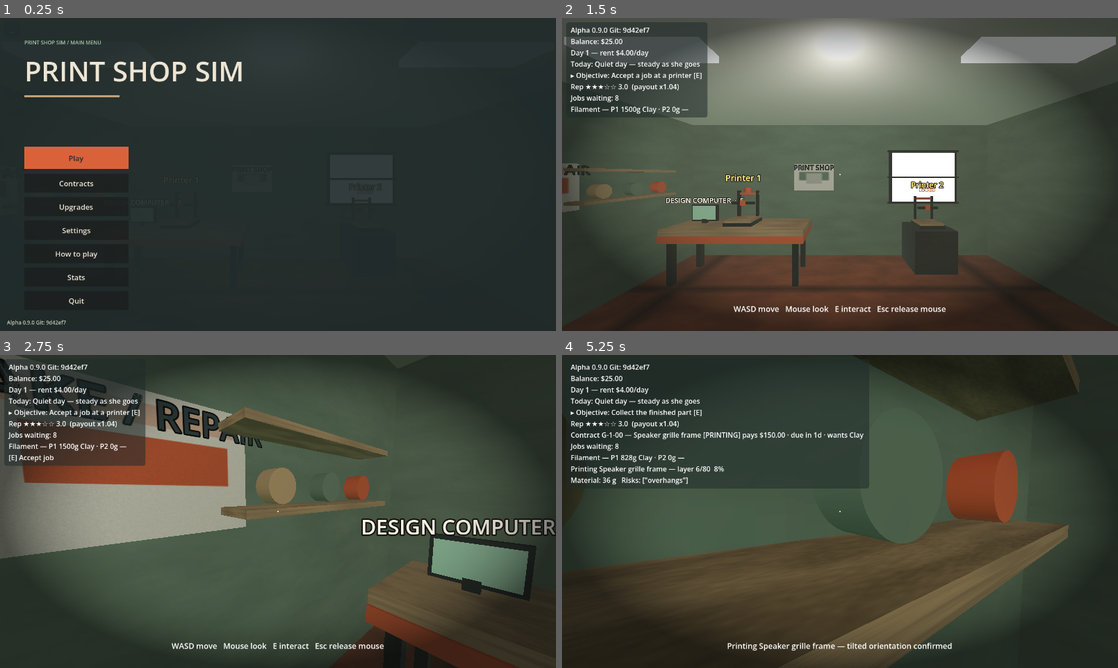
Above: before the commit, frames 1-4 (two rows, left to right).
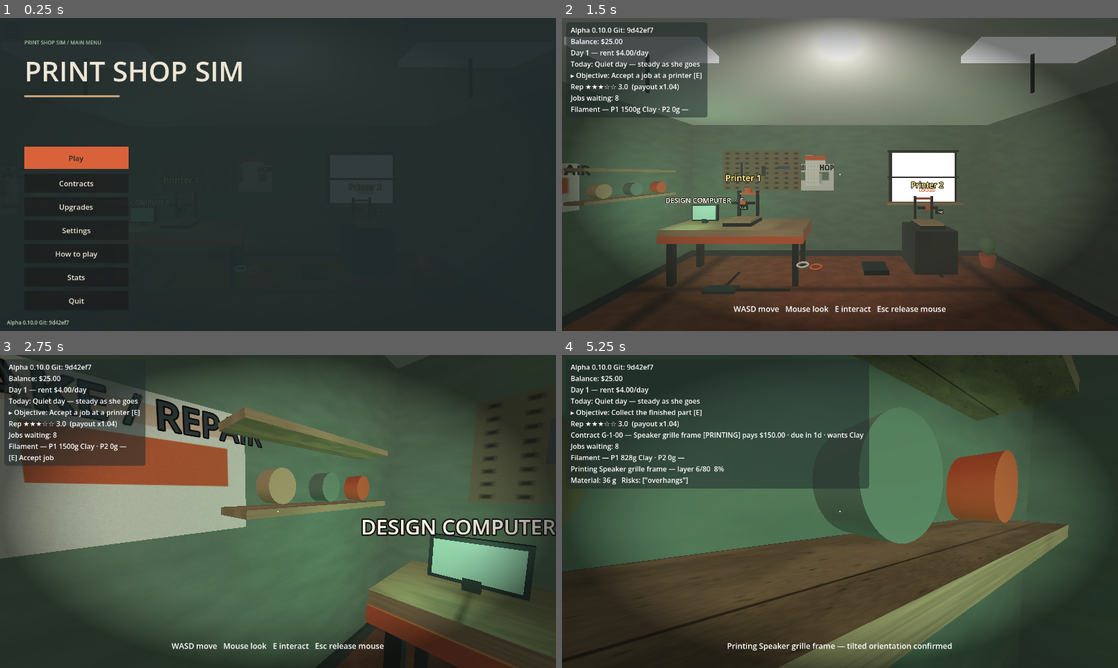
Above: after the commit, the same moments.

Repository: jiracipika/printshop-sim
Game: Godot game, scene res://scenes/Main.tscn
The game is run twice, just before and just after one commit, with the same random seed, the same clock (stepped at 60 frames per second) and the same inputs.
Inputs (mouse positions are in pixels of both pictures, inside the frame that each line leads up to):
- Up to frame 1 (0.25 s): no input
- Up to frame 2 (1.5 s): click "Play" at 0.5 s; tap Enter at 1.25 s; move the mouse to (962, 158) at 1.27 s; hold D (move_right) from 1.28 s (still down); tap E (interact) at 1.35 s; click (962, 158) at 1.42 s
- Up to frame 3 (2.75 s): tap Space at 2 s; move the mouse to (250, 511) at 2.02 s; release D (move_right) at 2.03 s; hold W (move_forward) from 2.03 s (still down); tap E (interact) at 2.1 s; click (250, 511) at 2.17 s
- Up to frame 4 (5.25 s): keep holding W (move_forward); move the mouse to (851, 505) at 2.77 s; tap 1 at 2.85 s; click (851, 505) at 2.92 s; tap E (interact) at 3.05, 3.8, 4.55 s; tap Enter at 3.5, 5 s; move the mouse to (834, 517) at 3.52 s; tap 2 at 3.6 s; click (834, 517) at 3.67 s; tap Space at 4.25 s; move the mouse to (878, 514) at 4.27 s; tap 3 at 4.35 s; click (878, 514) at 4.42 s; move the mouse to (795, 508) at 5.02 s; tap 4 at 5.1 s; click (795, 508) at 5.17 s

The runs differ from the first frame. In frame 1, less than 0.1% of the frame differs, in the area x 4-13%, y 96-98%; in frame 2, 3.3%; in frame 3, 13%; in frame 4, 17%, in the area x 4-92%, y 2-100%.

Commit message:
art: detail textures, pegboard + tools, printer LCDs, baseboards, cables, props (v0.10.0)
- ShopArt: size-aware 512px detail variants (plaster stains, wood plank gaps
  and knots, floor scuffs and wider grout), new pegboard, bed_grid and
  calendar generators — all still procedural and web-safe.
- Printers: build-plate alignment grid and a front LCD status screen
  (Ready / Lx/y % / Done / ERROR — clear) driven from the visual updater.
- Shop dressing: baseboards on all walls, pegboard with three hung tools,
  wall calendar, power strip + cables to both printers, windowsill, pendant
  cords, trash bin, tape rolls and a scale on the packing table, second
  plant, and a teal glow from the design computer screen.
- New art_pass_test.gd (16 checks); all 25 suites green, 989 checks.

Diff:
--- a/scripts/Main.gd
+++ b/scripts/Main.gd
@@ -413,11 +413,11 @@
 
 	var sage := StandardMaterial3D.new()
 	sage.albedo_color = Color.WHITE
-	sage.albedo_texture = ShopArt.plaster(sage_col)
+	sage.albedo_texture = ShopArt.plaster(sage_col, 512)
 	sage.roughness = 0.95
 	var honey := StandardMaterial3D.new()
 	honey.albedo_color = Color.WHITE
-	honey.albedo_texture = ShopArt.wood(honey_col)
+	honey.albedo_texture = ShopArt.wood(honey_col, 5, 512)
 	honey.roughness = 0.7
 	var steel := StandardMaterial3D.new()
 	steel.albedo_color = Color.WHITE
@@ -429,7 +429,7 @@
 	terracotta.roughness = 0.55
 	var floor_mat := StandardMaterial3D.new()
 	floor_mat.albedo_color = Color.WHITE
-	floor_mat.albedo_texture = ShopArt.floor_tiles(terra_col)
+	floor_mat.albedo_texture = ShopArt.floor_tiles(terra_col, 4, 512)
 	floor_mat.roughness = 0.9
 	world = {"sage": sage, "honey": honey, "steel": steel, "terracotta": terracotta,
 		"floor": floor_mat}
@@ -856,6 +856,208 @@
 	spool_crate_body.add_child(spool_crate_shape)
 	spool_crate_body.position = CRATE_POS + Vector3(0, 0.25, 0)
 	add_child(spool_crate_body)
+
+	# Baseboards: dark skirting strips at the foot of every wall.
+	for bb in [
+		[Vector3(ROOM_W - 0.1, 0.12, 0.04), Vector3(0, 0.06, -ROOM_D / 2.0 + 0.12)],
+		[Vector3(ROOM_W - 0.1, 0.12, 0.04), Vector3(0, 0.06, ROOM_D / 2.0 - 0.12)],
+		[Vector3(0.04, 0.12, ROOM_D - 0.1), Vector3(-ROOM_W / 2.0 + 0.12, 0.06, 0)],
+		[Vector3(0.04, 0.12, ROOM_D - 0.1), Vector3(ROOM_W / 2.0 - 0.12, 0.06, 0)],
+	]:
+		var baseboard := MeshInstance3D.new()
+		var bb_mesh := BoxMesh.new()
+		bb_mesh.size = bb[0]
+		baseboard.mesh = bb_mesh
+		var bb_mat := StandardMaterial3D.new()
+		bb_mat.albedo_color = Color("#2E3A38")
+		bb_mat.roughness = 0.6
+		baseboard.material_override = bb_mat
+		baseboard.position = bb[1]
+		baseboard.add_to_group("props")
+		add_child(baseboard)
+
+	# Pegboard with hand tools above the bench (back wall).
+	var peg := MeshInstance3D.new()
+	var peg_quad := QuadMesh.new()
+	peg_quad.size = Vector2(1.8, 0.9)
+	peg.mesh = peg_quad
+	var peg_mat := StandardMaterial3D.new()
+	peg_mat.albedo_color = Color.WHITE
+	peg_mat.albedo_texture = ShopArt.pegboard(Color("#8A7A5E"))
+	peg_mat.roughness = 0.85
+	peg.material_override = peg_mat
+	peg.position = Vector3(-1.8, 1.95, -ROOM_D / 2.0 + 0.115)
+	peg.add_to_group("props")
+	add_child(peg)
+	# Tools: simple dark silhouettes hung on the board.
+	for tool in [
+		[Vector3(0.05, 0.34, 0.012), Vector3(-2.25, 1.98, -ROOM_D / 2.0 + 0.13)],  # rule
+		[Vector3(0.10, 0.22, 0.012), Vector3(-1.75, 1.94, -ROOM_D / 2.0 + 0.13)],  # pliers
+		[Vector3(0.26, 0.06, 0.012), Vector3(-1.30, 2.02, -ROOM_D / 2.0 + 0.13)],  # wrench
+	]:
+		var tool_mesh := MeshInstance3D.new()
+		var tool_box := BoxMesh.new()
+		tool_box.size = tool[0]
+		tool_mesh.mesh = tool_box
+		var tool_mat := StandardMaterial3D.new()
+		tool_mat.albedo_color = Color("#394341")
+		tool_mat.roughness = 0.4
+		tool_mat.metallic = 0.5
+		tool_mesh.material_override = tool_mat
+		tool_mesh.position = tool[1]
+		tool_mesh.add_to_group("props")
+		add_child(tool_mesh)
+
+	# Power strip + cables snaking to both printers (flat, no collision).
+	var strip := MeshInstance3D.new()
+	var strip_box := BoxMesh.new()
+	strip_box.size = Vector3(0.5, 0.05, 0.16)
+	strip.mesh = strip_box
+	var strip_mat := StandardMaterial3D.new()
+	strip_mat.albedo_color = Color("#3A4644")
+	strip_mat.roughness = 0.5
+	strip.material_override = strip_mat
+	strip.position = Vector3(-1.9, 0.025, -1.45)
+	strip.add_to_group("props")
+	add_child(strip)
+	for cable in [
+		[Vector3(0.05, 0.012, 0.6), Vector3(-1.9, 0.012, -1.75)],   # to printer 1
+		[Vector3(0.05, 0.012, 0.35), Vector3(1.85, 0.012, -2.05)],  # to printer 2
+		[Vector3(1.1, 0.012, 0.05), Vector3(-1.35, 0.012, -1.47)],
+	]:
+		var cable_mesh := MeshInstance3D.new()
+		var cable_box := BoxMesh.new()
+		cable_box.size = cable[0]
+		cable_mesh.mesh = cable_box
+		var cable_mat := StandardMaterial3D.new()
+		cable_mat.albedo_color = Color("#171E1C")
+		cable_mat.roughness = 0.7
+		cable_mesh.material_override = cable_mat
+		cable_mesh.position = cable[1]
+		add_child(cable_mesh)
+
+	# Windowsill under the back-wall window.
+	var sill := MeshInstance3D.new()
+	var sill_box := BoxMesh.new()
+	sill_box.size = Vector3(1.7, 0.05, 0.18)
+	sill.mesh = sill_box
+	sill.material_override = world.honey
+	sill.position = Vector3(1.9, 1.21, -ROOM_D / 2.0 + 0.19)
+	sill.add_to_group("props")
+	add_child(sill)
+
+	# Pendant cables from ceiling to the light fixtures.
+	for px in [-1.7, 1.7]:
+		var cord := MeshInstance3D.new()
+		var cord_cyl := CylinderMesh.new()
+		cord_cyl.top_radius = 0.012
+		cord_cyl.bottom_radius = 0.012
+		cord_cyl.height = 0.35
+		cord.mesh = cord_cyl
+		var cord_mat := StandardMaterial3D.new()
+		cord_mat.albedo_color = Color("#171E1C")
+		cord.material_override = cord_mat
+		cord.position = Vector3(px, ROOM_H - 0.24, 0)
+		add_child(cord)
+
+	# Trash bin beside the packing table.
+	var bin := MeshInstance3D.new()
+	var bin_cyl := CylinderMesh.new()
+	bin_cyl.top_radius = 0.17
+	bin_cyl.bottom_radius = 0.13
+	bin_cyl.height = 0.5
+	bin.mesh = bin_cyl
+	var bin_mat := StandardMaterial3D.new()
+	bin_mat.albedo_color = Color("#394341")
+	bin_mat.roughness = 0.55
+	bin.material_override = bin_mat
+	bin.position = Vector3(1.55, 0.25, 1.5)
+	bin.add_to_group("props")
+	add_child(bin)
+	var bin_body := StaticBody3D.new()
+	bin_body.collision_layer = 1
+	var bin_shape := CollisionShape3D.new()
+	var bin_col := CylinderShape3D.new()
+	bin_col.radius = 0.17
+	bin_col.height = 0.5
+	bin_shape.shape = bin_col
+	bin_body.add_child(bin_shape)
+	bin_body.position = Vector3(1.55, 0.25, 1.5)
+	add_child(bin_body)
+
+	# Packing-table dressing: two tape rolls + a scale plate.
+	for tape_i in 2:
+		var tape := MeshInstance3D.new()
+		var tape_torus := TorusMesh.new()
+		tape_torus.inner_radius = 0.045
+		tape_torus.outer_radius = 0.065
+		tape.mesh = tape_torus
+		var tape_mat := StandardMaterial3D.new()
+		tape_mat.albedo_color = Color("#D8CDB4") if tape_i == 0 else Color("#DA623A")
+		tape_mat.roughness = 0.5
+		tape.material_override = tape_mat
+		tape.position = Vector3(-0.38 + 0.14 * tape_i, 0.94, -0.28 + 0.05 * tape_i)
+		tape.add_to_group("props")
+		add_child(tape)
+	var scale := MeshInstance3D.new()
+	var scale_box := BoxMesh.new()
+	scale_box.size = Vector3(0.24, 0.045, 0.2)
+	scale.mesh = scale_box
+	var scale_mat := StandardMaterial3D.new()
+	scale_mat.albedo_color = Color("#2E3A38")
+	scale_mat.roughness = 0.4
+	scale.material_override = scale_mat
+	scale.position = Vector3(0.35, 0.92, -0.25)
+	scale.add_to_group("props")
+	add_child(scale)
+
+	# Second plant (front-right, by the window wall).
+	var pot2 := MeshInstance3D.new()
+	var pot2_cyl := CylinderMesh.new()
+	pot2_cyl.top_radius = 0.15
+	pot2_cyl.bottom_radius = 0.11
+	pot2_cyl.height = 0.22
+	pot2.mesh = pot2_cyl
+	pot2.material_override = world.terracotta
+	pot2.position = Vector3(3.0, 0.11, -2.35)
+	pot2.add_to_group("props")
+	add_child(pot2)
+	for i in 2:
+		var leaf2 := MeshInstance3D.new()
+		var sphere2 := SphereMesh.new()
+		sphere2.radius = 0.11 + 0.04 * i
+		sphere2.height = 2.0 * (0.11 + 0.04 * i)
+		leaf2.mesh = sphere2
+		var leaf2_mat := StandardMaterial3D.new()
+		leaf2_mat.albedo_color = Color("#5E7A5A").lightened(0.08 * i)
+		leaf2_mat.roughness = 0.9
+		leaf2.material_override = leaf2_mat
+		leaf2.position = Vector3(3.0, 0.34 + 0.12 * i, -2.35)
+		leaf2.add_to_group("props")
+		add_child(leaf2)
+
+	# Faint teal glow from the design computer's screen.
+	var glow := OmniLight3D.new()
+	glow.position = Vector3(-2.55, 1.25, -1.6)
+	glow.omni_range = 2.6
+	glow.light_energy = 0.35
+	glow.light_color = Color("#7FD4A8")
+	add_child(glow)
+
+	# Wall calendar next to the pegboard.
+	var cal := MeshInstance3D.new()
+	var cal_quad := QuadMesh.new()
+	cal_quad.size = Vector2(0.5, 0.7)
+	cal.mesh = cal_quad
+	var cal_mat := StandardMaterial3D.new()
+	cal_mat.albedo_color = Color.WHITE
+	cal_mat.albedo_texture = ShopArt.calendar()
+	cal_mat.roughness = 0.9
+	cal.material_override = cal_mat
+	cal.position = Vector3(-0.55, 1.95, -ROOM_D / 2.0 + 0.115)
+	cal.rotation_degrees = Vector3(0, 4, 0)
+	cal.add_to_group("props")
+	add_child(cal)
 
 	# Potted plant in the front-left corner.
 	var pot := MeshInstance3D.new()
@@ -1456,9 +1658,19 @@
 				printer.set_nozzle_scan(elapsed_nozzle_clock, s.progress(), print_height)
 			if _hum != null:
 				_hum.global_position = printer.global_position + Vector3(0, 0.3, 0)
-		# Spool coil reflects remaining filament.
+		# Spool coil reflects remaining filament; LCD mirrors the state.
 		if i < _printers.size() and _printers[i].get("set_filament") != null:
 			_printers[i].set_filament(clampf(float(machines[i].get("filament_g", 0)) / float(SPOOL_G), 0.0, 1.0))
+		if i < _printers.size() and _printers[i].get("set_status") != null:
+			if s.is_running():
+				_printers[i].set_status("L%d/%d %d%%" % [s.layers_done, s.layers_total,
+					roundi(s.progress() * 100.0)])
+			elif s.state == PrintSim.State.DONE_FAIL:
+				_printers[i].set_status("ERROR — clear")
+			elif s.state == PrintSim.State.DONE_OK:
+				_printers[i].set_status("Done")
+			else:
+				_printers[i].set_status("Ready")
 
 	if _hum != null:
 		if any_running and not _hum.playing:
--- a/scripts/Printer.gd
+++ b/scripts/Printer.gd
@@ -24,6 +24,7 @@
 var _name_label: Label3D
 var _coil: MeshInstance3D
 var _coil_mat: StandardMaterial3D
+var _screen_label: Label3D
 
 func _ready() -> void:
 	add_to_group("printers")
@@ -47,11 +48,34 @@
 	base.name = "Base"
 	add_child(base)
 
-	# Build plate: honey plywood, flat and visible from above.
+	# Build plate: honey ply with an alignment grid, flat and visible from above.
+	bed_mat.albedo_texture = ShopArt.bed_grid(BED_COLOR)
 	bed = _box(Vector3(FOOTPRINT * 0.92, BED_THICK, FOOTPRINT * 0.92), bed_mat)
 	bed.position = Vector3(0, 0.06 + BED_THICK / 2.0, 0)
 	bed.name = "Bed"
 	add_child(bed)
+
+	# Status screen on the front face: dark glass + mint text (set_status).
+	var screen := MeshInstance3D.new()
+	var screen_box := BoxMesh.new()
+	screen_box.size = Vector3(0.16, 0.09, 0.012)
+	screen.mesh = screen_box
+	var screen_mat := StandardMaterial3D.new()
+	screen_mat.albedo_color = Color("#101614")
+	screen_mat.emission_enabled = true
+	screen_mat.emission = Color("#183028")
+	screen_mat.emission_energy_multiplier = 0.5
+	screen_mat.roughness = 0.3
+	screen.material_override = screen_mat
+	screen.position = Vector3(0.12, 0.34, FOOTPRINT / 2.0 + 0.006)
+	add_child(screen)
+	_screen_label = Label3D.new()
+	_screen_label.text = "Ready"
+	_screen_label.font_size = 26
+	_screen_label.pixel_size = 0.0016
+	_screen_label.modulate = Color("#A8C8AC")
+	_screen_label.position = screen.position + Vector3(0, 0, 0.012)
+	add_child(_screen_label)
 
 	# Two vertical Z rails at the back.
 	for sx in [-0.18, 0.18]:
@@ -164,6 +188,11 @@
 
 func is_locked() -> bool:
 	return _lock_label != null and _lock_label.visible
+
+## LCD text on the front screen ("Ready", "Layer 12/210 6%", "ERROR").
+func set_status(text: String) -> void:
+	if _screen_label != null and _screen_label.text != text:
+		_screen_label.text = text
 
 ## Spool coil resting on the cross-brace between the Z rails: shrinks
 ## downward toward the brace as filament is consumed, hides when empty.
--- a/scripts/ShopArt.gd
+++ b/scripts/ShopArt.gd
@@ -39,52 +39,70 @@
 
 
 ## Painted plaster wall: low-contrast value noise over the base color.
-static func plaster(base: Color) -> ImageTexture:
-	return tex("plaster:%s" % base.to_html(), func() -> ImageTexture:
-		var img := Image.create(SIZE, SIZE, false, Image.FORMAT_RGBA8)
+## size=512 adds faint stains near the bottom for rooms-scale realism.
+static func plaster(base: Color, size := SIZE) -> ImageTexture:
+	return tex("plaster:%s:%d" % [base.to_html(), size], func() -> ImageTexture:
+		var img := Image.create(size, size, false, Image.FORMAT_RGBA8)
 		var n := _noise(21, 0.06)
 		var fine := _noise(22, 0.5)
-		for y in SIZE:
-			for x in SIZE:
+		var stain := _noise(23, 0.03)
+		for y in size:
+			for x in size:
 				var v := 0.94 + 0.05 * n.get_noise_2d(x, y) + 0.02 * fine.get_noise_2d(x, y)
+				var bottom := float(y) / float(size)
+				v -= 0.05 * bottom * clampf(0.6 + stain.get_noise_2d(x, y), 0.0, 1.6)
 				var c := base.darkened(1.0 - clampf(v, 0.0, 1.0))
 				img.set_pixel(x, y, Color(c.r, c.g, c.b, 1.0))
 		return _finish(img))
 
 
 ## Plywood / workbench top: sinusoidal ring bands warped by stretched noise.
-static func wood(base: Color, planks := 5) -> ImageTexture:
-	return tex("wood:%s:%d" % [base.to_html(), planks], func() -> ImageTexture:
-		var img := Image.create(SIZE, SIZE, false, Image.FORMAT_RGBA8)
+## size=512 adds plank gaps and a couple of darker knots.
+static func wood(base: Color, planks := 5, size := SIZE) -> ImageTexture:
+	return tex("wood:%s:%d:%d" % [base.to_html(), planks, size], func() -> ImageTexture:
+		var img := Image.create(size, size, false, Image.FORMAT_RGBA8)
 		var warp := _noise(11, 0.02)
 		var fine := _noise(12, 0.4)
-		var band := float(SIZE) / float(planks)
-		for y in SIZE:
-			for x in SIZE:
+		var knot := _noise(13, 0.08)
+		var band := float(size) / float(planks)
+		for y in size:
+			for x in size:
 				var wx := warp.get_noise_2d(x, y) * band * 0.35
 				var ring := 0.5 + 0.5 * sin((float(x) + wx) / band * TAU)
 				var streak := fine.get_noise_2d(x * 6.0, float(y) * 0.8)
 				var v := clampf(0.78 + 0.16 * ring + 0.09 * streak, 0.0, 1.0)
-				var c := base.darkened(1.0 - v)
-				img.set_pixel(x, y, Color(c.r, c.g, c.b, 1.0))
-		return _finish(img))
-
-
-## Workshop floor: tile grid with grout lines and grime around them.
-static func floor_tiles(base: Color, tiles := 4) -> ImageTexture:
-	return tex("floor:%s:%d" % [base.to_html(), tiles], func() -> ImageTexture:
-		var img := Image.create(SIZE, SIZE, false, Image.FORMAT_RGBA8)
+				# Plank gaps: dark seam every `band` px on X.
+				var seam := absf(fmod(float(x), band))
+				if seam < 2.0:
+					v *= 0.55
+				# Occasional knots where the knot noise peaks.
+				if knot.get_noise_2d(x, y) > 0.72:
+					v *= 0.72
+				var c := base.darkened(1.0 - v)
+				img.set_pixel(x, y, Color(c.r, c.g, c.b, 1.0))
+		return _finish(img))
+
+
+## Workshop floor: tile grid with grout lines, grime and scuffs.
+## size=512 doubles the resolution and adds dark scuff streaks along X.
+static func floor_tiles(base: Color, tiles := 4, size := SIZE) -> ImageTexture:
+	return tex("floor:%s:%d:%d" % [base.to_html(), tiles, size], func() -> ImageTexture:
+		var img := Image.create(size, size, false, Image.FORMAT_RGBA8)
 		var grime := _noise(31, 0.09)
 		var fine := _noise(32, 0.7)
-		var step := float(SIZE) / float(tiles)
-		for y in SIZE:
-			for x in SIZE:
+		var scuff := _noise(33, 0.25)
+		var step := float(size) / float(tiles)
+		for y in size:
+			for x in size:
 				var gx := absf(fmod(float(x), step) - step * 0.5)
 				var gy := absf(fmod(float(y), step) - step * 0.5)
 				var edge := minf(gx, gy)  # 0 at grout lines, ~step/2 at centers
-				var grout := clampf(edge / 3.0, 0.0, 1.0)  # dark within 3px of a line
+				var grout := clampf(edge / 5.0, 0.0, 1.0)
 				var v := clampf(0.86 + 0.10 * grime.get_noise_2d(x, y) + 0.05 * fine.get_noise_2d(x, y), 0.0, 1.0)
 				v *= lerpf(0.55, 1.0, grout)
+				# Scuffs: soft dark streaks where the scuff noise peaks.
+				if scuff.get_noise_2d(x * 0.5, y * 2.0) > 0.62:
+					v *= 0.85
 				var c := base.darkened(1.0 - v)
 				img.set_pixel(x, y, Color(c.r, c.g, c.b, 1.0))
 		return _finish(img))
@@ -170,3 +188,66 @@
 				a = a * a  # ease-in so the center stays clean
 				img.set_pixel(x, y, Color(0.02, 0.03, 0.03, 0.55 * a))
 		return _finish(img))
+
+
+## Pegboard: perforated tool wall — grid of dark holes on a panel base.
+static func pegboard(base: Color) -> ImageTexture:
+	return tex("pegboard:%s" % base.to_html(), func() -> ImageTexture:
+		var img := Image.create(SIZE, SIZE, false, Image.FORMAT_RGBA8)
+		var n := _noise(81, 0.3)
+		var step := 32
+		for y in SIZE:
+			for x in SIZE:
+				var v := 0.9 + 0.08 * n.get_noise_2d(x, y)
+				var hx := absi(x % step - step / 2)
+				var hy := absi(y % step - step / 2)
+				if hx < 4 and hy < 4:
+					v *= 0.35  # hole
+				elif hx < 7 and hy < 7:
+					v *= 0.75  # hole rim
+				var c := base.darkened(1.0 - clampf(v, 0.0, 1.0))
+				img.set_pixel(x, y, Color(c.r, c.g, c.b, 1.0))
+		return _finish(img))
+
+
+## Printer build plate: dark honey plate with alignment grid and worn edges.
+static func bed_grid(base: Color) -> ImageTexture:
+	return tex("bedgrid:%s" % base.to_html(), func() -> ImageTexture:
+		var img := Image.create(SIZE, SIZE, false, Image.FORMAT_RGBA8)
+		var wear := _noise(91, 0.2)
+		for y in SIZE:
+			for x in SIZE:
+				var v := 0.95 + 0.06 * wear.get_noise_2d(x, y)
+				var on_grid := (x % 32) < 2 or (y % 32) < 2
+				if on_grid:
+					v *= 0.6
+				var edge := minf(minf(x, SIZE - 1 - x), minf(y, SIZE - 1 - y))
+				if edge < 8:
+					v *= 0.8  # worn border
+				var c := base.darkened(1.0 - clampf(v, 0.0, 1.0))
+				img.set_pixel(x, y, Color(c.r, c.g, c.b, 1.0))
+		return _finish(img))
+
+
+## Wall calendar: paper sheet with a red header band and a date grid.
+static func calendar() -> ImageTexture:
+	return tex("calendar", func() -> ImageTexture:
+		var img := Image.create(SIZE, SIZE, false, Image.FORMAT_RGBA8)
+		var paper := Color("#EFE8D8")
+		var red := Color("#DA623A")
+		var line := Color("#B9B2A0")
+		var header := int(SIZE / 6.0)
+		var col_w := int(SIZE / 7.0)
+		var row_h := int((SIZE - header) / 8.0)
+		for y in range(SIZE):
+			for x in range(SIZE):
+				var c := paper
+				if y < header:
+					c = red
+				elif y > header + 4 and y < SIZE - 12:
+					var gx := x % maxi(col_w, 1)
+					var gy := (y - header) % maxi(row_h, 1)
+					if gx < 2 or gy < 2:
+						c = line
+				img.set_pixel(x, y, c)
+		return _finish(img))
--- a/scripts/Version.gd
+++ b/scripts/Version.gd
@@ -2,7 +2,7 @@
 
 # Autoload: build/version identification so we always know what's deployed.
 
-const VERSION := "0.9.0"
+const VERSION := "0.10.0"
 const GIT_SHA := "9d42ef7"  # stamped by tools/build_web.sh at export time
 
 func label() -> String:
--- /dev/null
+++ b/tests/art_pass_test.gd
@@ -0,0 +1,127 @@
+extends SceneTree
+
+## v0.10.0 — art pass: detailed textures, baseboards, pegboard, cables,
+## packing props, printer LCD. Run:
+##   timeout 90 godot --headless --path . -s tests/art_pass_test.gd
+
+var checks := 0
+var failures := 0
+
+
+func _ok(cond: bool, label: String) -> void:
+	checks += 1
+	if cond:
+		print("ok %d: %s" % [checks, label])
+	else:
+		failures += 1
+		printerr("FAIL %d: %s" % [checks, label])
+
+
+func _init() -> void:
+	root.ready.connect(_run)
+
+
+func _run() -> void:
+	BrowserSave.clear()
+	_test_textures()
+	await _test_scene()
+	_finish(1 if failures > 0 else 0)
+
+
+func _test_textures() -> void:
+	# Detailed variants are 512 and cached separately.
+	var floor512: ImageTexture = ShopArt.floor_tiles(Color("#AD5F3D"), 4, 512)
+	var img: Image = floor512.get_image()
+	_ok(img.get_width() == 512 and img.get_height() == 512, "floor detail texture is 512x512")
+	var wall512: ImageTexture = ShopArt.plaster(Color("#738771"), 512)
+	_ok(wall512.get_image().get_width() == 512, "wall detail texture is 512x512")
+	var wood512: ImageTexture = ShopArt.wood(Color("#C3A076"), 5, 512)
+	_ok(wood512.get_image().get_width() == 512, "wood detail texture is 512x512")
+	_ok(ShopArt.wood(Color("#C3A076"), 5, 512) == wood512, "detail variants are cached")
+	_ok(ShopArt.pegboard(Color("#8A7A5E")) != null, "pegboard texture builds")
+	_ok(ShopArt.bed_grid(Color("#C3A076")) != null, "bed grid texture builds")
+	_ok(ShopArt.calendar() != null, "calendar texture builds")
+
+
+func _test_scene() -> void:
+	var packed: PackedScene = load("res://scenes/Main.tscn")
+	var main = packed.instantiate()
+	root.add_child(main)
+	await physics_frame
+	await physics_frame
+
+	var props: Array = main.get_tree().get_nodes_in_group("props")
+	_ok(props.size() >= 30, "prop population grew with the art pass (got %d)" % props.size())
+
+	# Baseboards: four dark strips near the wall feet.
+	var baseboards := 0
+	for p in props:
+		if p is MeshInstance3D and p.mesh is BoxMesh \
+				and absf((p.mesh as BoxMesh).size.y - 0.12) < 0.001 \
+				and (p.position.y - 0.06) < 0.001:
+			baseboards += 1
+	_ok(baseboards >= 4, "baseboard strips present (%d)" % baseboards)
+
+	# Pegboard + tools + calendar on the walls.
+	var found_peg := false
+	var found_cal := false
+	var tools := 0
+	for p in props:
+		if p is MeshInstance3D and p.mesh is QuadMesh and p.position.z < -2.7:
+			var mat: StandardMaterial3D = p.material_override
+			if mat != null and mat.albedo_texture == ShopArt.pegboard(Color("#8A7A5E")):
+				found_peg = true
+			elif mat != null and mat.albedo_texture == ShopArt.calendar():
+				found_cal = true
+		if p is MeshInstance3D and p.mesh is BoxMesh and p.material_override != null \
+				and (p.material_override as StandardMaterial3D).metallic > 0.3 \
+				and p.position.z < -2.7 and p.position.y > 1.8:
+			tools += 1
+	_ok(found_peg, "pegboard hangs on the back wall")
+	_ok(found_cal, "calendar hangs on the wall")
+	_ok(tools >= 3, "tools hang on the pegboard (%d)" % tools)
+
+	# Cables + power strip: dark low boxes on the floor.
+	var cables := 0
+	for p in props:
+		if p is MeshInstance3D and p.mesh is BoxMesh and p.position.y <= 0.03 \
+				and (p.position.z < -1.0):
+			cables += 1
+	_ok(cables >= 1, "floor cables present")
+
+	# Printer: bed grid + LCD text updates with state.
+	var p1: Node3D = main._printers[0]
+	_ok(p1.get("set_status") != null, "printer exposes set_status")
+	p1.set_status("L10/40 25%")
+	_ok(p1._screen_label.text == "L10/40 25%", "LCD text updates")
+
+	# Drive a real print and confirm the LCD mirrors progress.
+	ledger_setup(main)
+	main.paused = false
+	main.captured = true
+	main.touch_controls.force_enabled = true
+	main.touch_controls.set_motion_enabled(true)
+	main._machine(0)["filament_g"] = 5000
+	main._player.global_position = Vector3(-1.8, 0.3, -1.0)
+	main._try_interact()
+	for i in range(3):
+		main._machine(0)["orient"] = (int(main._machine(0)["orient"]) + 1) % 3
+		main._machine(0)["orient_pending"] = true
+	main._prep_on(0)
+	var s0: PrintSim = main._machine(0).get("sim")
+	s0.layers_done = maxi(s0.layers_total / 4, 1)
+	main._update_print_visuals(0.016)
+	var lcd: String = p1._screen_label.text
+	_ok("%" in lcd, "LCD shows live progress (%s)" % lcd)
+	main.queue_free()
+	await physics_frame
+	BrowserSave.clear()
+
+func ledger_setup(main) -> void:
+	main.ledger.credit(30000, "test funds")
+
+
+func _finish(code: int) -> void:
+	print("---")
+	print("checks=%d failures=%d" % [checks, failures])
+	quit(code)
Not shown, added: tests/art_pass_test.gd.uid
Not shown, changed: docs/HANDOFF.md
